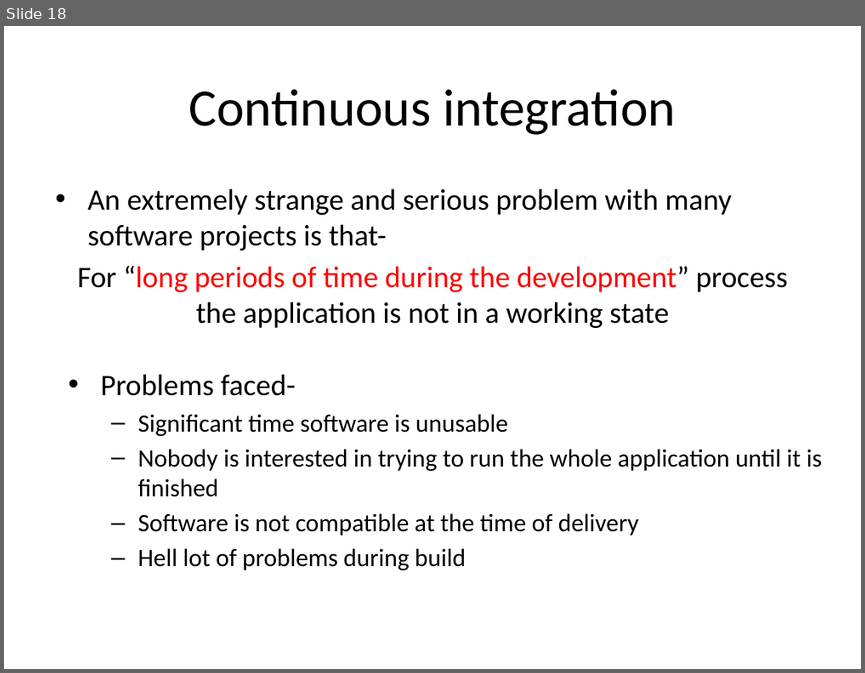
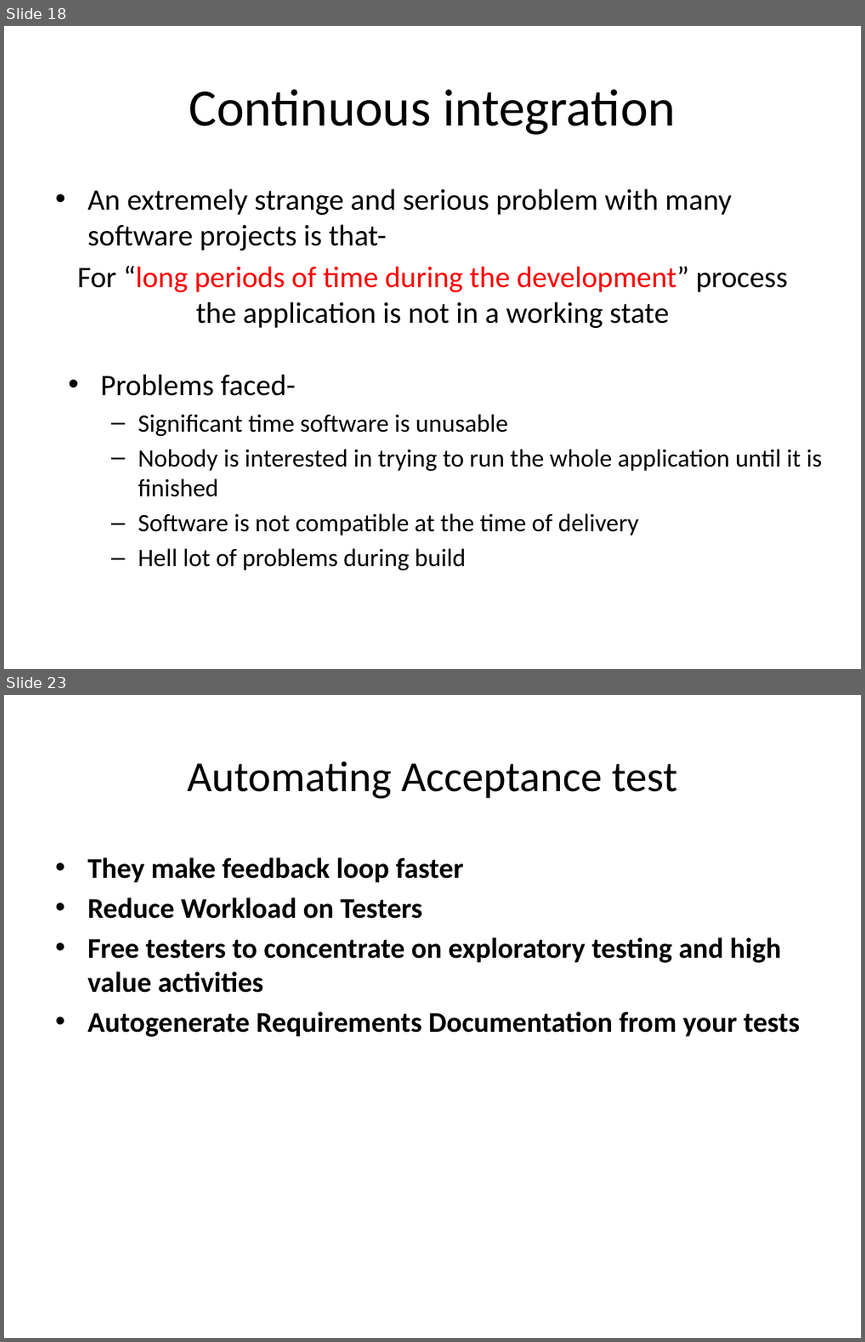
Before and after one commit to tanyas23/CD, a slide deck: CD.pptx. Shown one above the other, each under a label of ours: slide 18 before the commit, slides 18 and 23 after it; the slides between them are not shown. The pictures are 865x673 and 865x1342 pixels, drawn with LibreOffice and Linux fonts; fonts in the diff are those of the drawing. Boxes give left, top, right and bottom in pixels: in the first picture for what was removed or moved away, otherwise in the second. Text is boxed around its words. In the diff, an @@ line names an element or a change of style, - is before the commit and + after.

```diff
--- a/CD.pptx
+++ b/CD.pptx
@@ slide 23 added at <box>4,695,861,1338</box>, background #FFFFFF @@
@@ title added at <box>187,761,677,799</box>, 36 pt, text #000000 @@
+Automating Acceptance test
@@ text added at <box>87,857,800,1037</box>, 24 pt, text #000000, bold @@
+• They make feedback loop faster
+• Reduce Workload on Testers
+• Free testers to concentrate on exploratory testing and high value activities
+• Autogenerate Requirements Documentation from your tests
```
Also in this commit, not shown: 1 slide changed, 9 other slides added.
